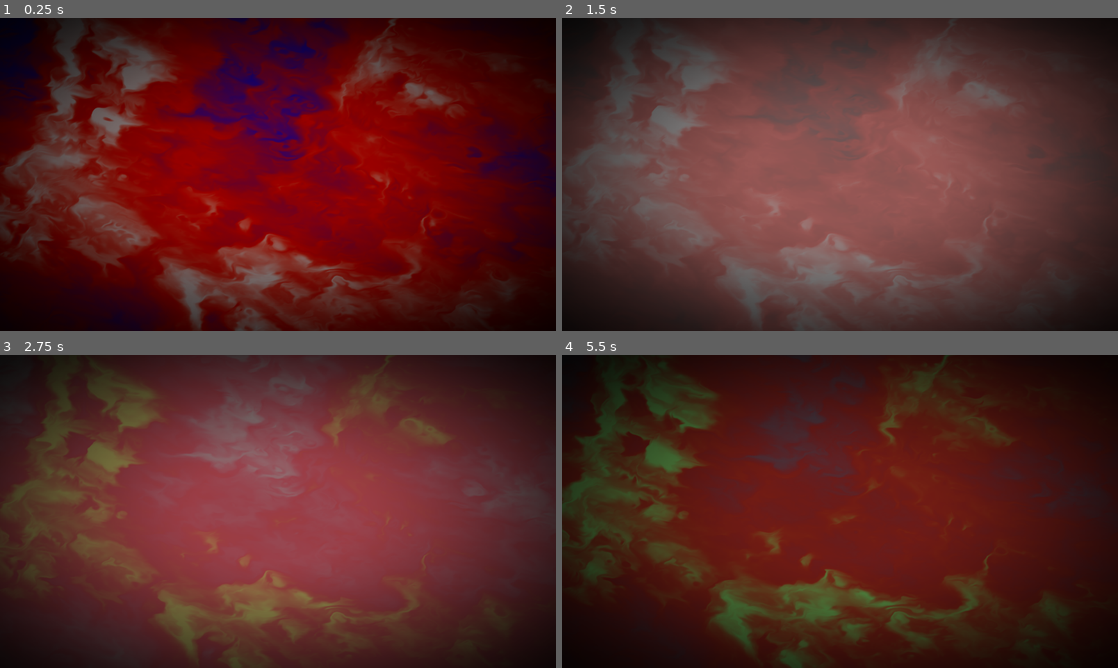
Above: before the commit, frames 1-4 (two rows, left to right).
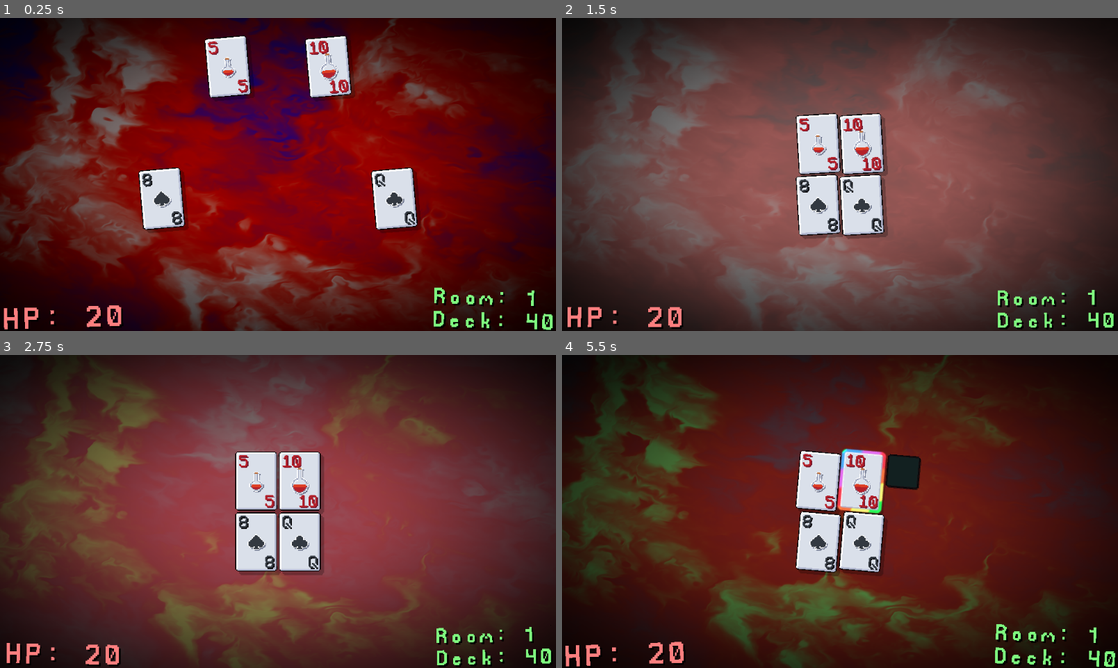
Above: after the commit, the same moments.

Repository: GiftedR/Scoundrel-Godot
Game: Godot game, scene res://Collections/c_Root.tscn
Same seed, same stepped clock (60 frames per second), same inputs: the game is played once before the commit and once after it.
Inputs (mouse positions are in pixels of both pictures, inside the frame that each line leads up to):
- Up to frame 1 (0.25 s): no input
- Up to frame 2 (1.5 s): move the mouse to (962, 158) at 0.52 s; tap G (dev_1) at 0.6 s; click (962, 158) at 0.67 s; move the mouse to (728, 190) at 1.27 s; tap H (dev_2) at 1.35 s; click (728, 190) at 1.42 s
- Up to frame 3 (2.75 s): move the mouse to (333, 442) at 2.02 s; tap G (dev_1) at 2.1 s; click (333, 442) at 2.17 s
- Up to frame 4 (5.5 s): move the mouse to (812, 574) at 2.77 s; tap H (dev_2) at 2.85, 4.35 s; click (812, 574) at 2.92 s; move the mouse to (1006, 558) at 3.52 s; tap G (dev_1) at 3.6, 5.1 s; click (1006, 558) at 3.67 s; move the mouse to (673, 464) at 4.27 s; click (673, 464) at 4.42 s; move the mouse to (867, 511) at 5.02 s; click (867, 511) at 5.17 s

The runs differ from the first frame. In frame 1, 7.5% of the frame differs, in the area x 0-100%, y 5-100%; in frame 2, 7.5%; in frame 3, 7.4%; in frame 4, 8.0%, in the area x 0-100%, y 29-100%.
Error before the commit: Attempt to call function 'instantiate' in base 'null instance' on a null instance. (res://Collections/c_Root/Root.gd:21)

Commit message:
Fixed importing issue

Diff:
--- a/Collections/Gamemodes/c_Standard/StandardGame.gd
+++ b/Collections/Gamemodes/c_Standard/StandardGame.gd
@@ -14,7 +14,8 @@
 	_reset_deck()
 	deckSize = 44
 	remainingDraws = 44
-	deck.shuffle()
+	for i:int in 7:
+		deck.shuffle()
 	new_room()
 
 func _enter_tree() -> void:
--- a/Collections/c_GameRoot.tscn
+++ b/Collections/c_GameRoot.tscn
@@ -1,6 +1,7 @@
-[gd_scene load_steps=8 format=3 uid="uid://bopg7bsvtdf0u"]
+[gd_scene load_steps=9 format=3 uid="uid://bopg7bsvtdf0u"]
 
-[ext_resource type="Script" path="res://Collections/c_GameRoot/Gameroot.gd" id="1_q13g8"]
+[ext_resource type="PackedScene" uid="uid://f3cmy470txlb" path="res://Collections/c_ModeRoot.tscn" id="1_0vlc5"]
+[ext_resource type="Script" uid="uid://ckbdkyfn5gw1d" path="res://Collections/c_GameRoot/Gameroot.gd" id="1_q13g8"]
 [ext_resource type="Theme" uid="uid://6sie427rwvcq" path="res://Pieces/UI/p_Theme.tres" id="2_ogwbj"]
 
 [sub_resource type="LabelSettings" id="LabelSettings_nkia5"]
@@ -122,17 +123,17 @@
 
 [sub_resource type="AnimationLibrary" id="AnimationLibrary_nfd3q"]
 _data = {
-"Idle": SubResource("Animation_r1bob"),
-"RESET": SubResource("Animation_mppdd")
+&"Idle": SubResource("Animation_r1bob"),
+&"RESET": SubResource("Animation_mppdd")
 }
 
 [node name="nde2_Game_Root" instance=ExtResource("1_0vlc5")]
 script = ExtResource("1_q13g8")
 
-[node name="cvl_Game_UI" type="CanvasLayer" parent="."]
+[node name="cvl_Game_UI" type="CanvasLayer" parent="." index="0"]
 layer = 128
 
-[node name="ctr2_Game_UI" type="Control" parent="cvl_Game_UI"]
+[node name="ctr2_Game_UI" type="Control" parent="cvl_Game_UI" index="0"]
 layout_mode = 3
 anchors_preset = 15
 anchor_right = 1.0
@@ -142,7 +143,7 @@
 mouse_filter = 2
 theme = ExtResource("2_ogwbj")
 
-[node name="lbl2_Health" type="Label" parent="cvl_Game_UI/ctr2_Game_UI"]
+[node name="lbl2_Health" type="Label" parent="cvl_Game_UI/ctr2_Game_UI" index="0"]
 layout_mode = 1
 anchors_preset = 2
 anchor_top = 1.0
@@ -155,7 +156,7 @@
 label_settings = SubResource("LabelSettings_nkia5")
 vertical_alignment = 2
 
-[node name="lbl2_Dungeon" type="Label" parent="cvl_Game_UI/ctr2_Game_UI"]
+[node name="lbl2_Dungeon" type="Label" parent="cvl_Game_UI/ctr2_Game_UI" index="1"]
 layout_mode = 1
 anchors_preset = 3
 anchor_left = 1.0
@@ -173,11 +174,11 @@
 horizontal_alignment = 3
 vertical_alignment = 2
 
-[node name="anp_Idle_UI" type="AnimationPlayer" parent="cvl_Game_UI"]
+[node name="anp_Idle_UI" type="AnimationPlayer" parent="cvl_Game_UI" index="1"]
 libraries = {
-"": SubResource("AnimationLibrary_nfd3q")
+&"": SubResource("AnimationLibrary_nfd3q")
 }
 autoplay = "Idle"
 speed_scale = 0.45
 
-[node name="nde2_Board" type="Node2D" parent="."]
+[node name="nde2_Board" type="Node2D" parent="." index="1"]
